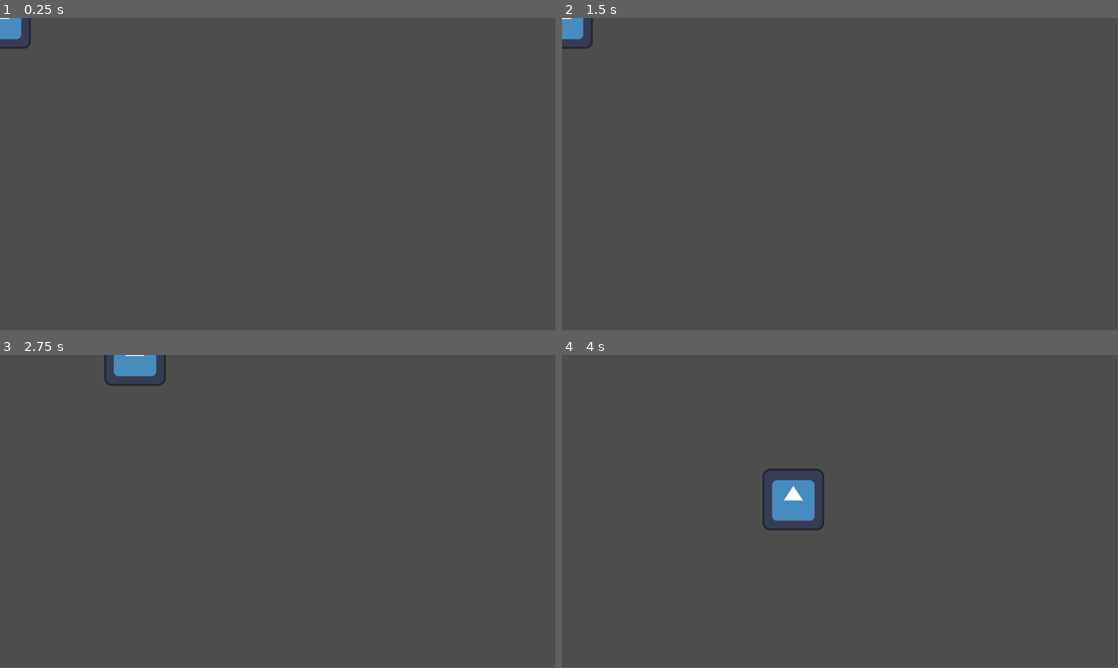
Above: before the commit, frames 1-4 (two rows, left to right).
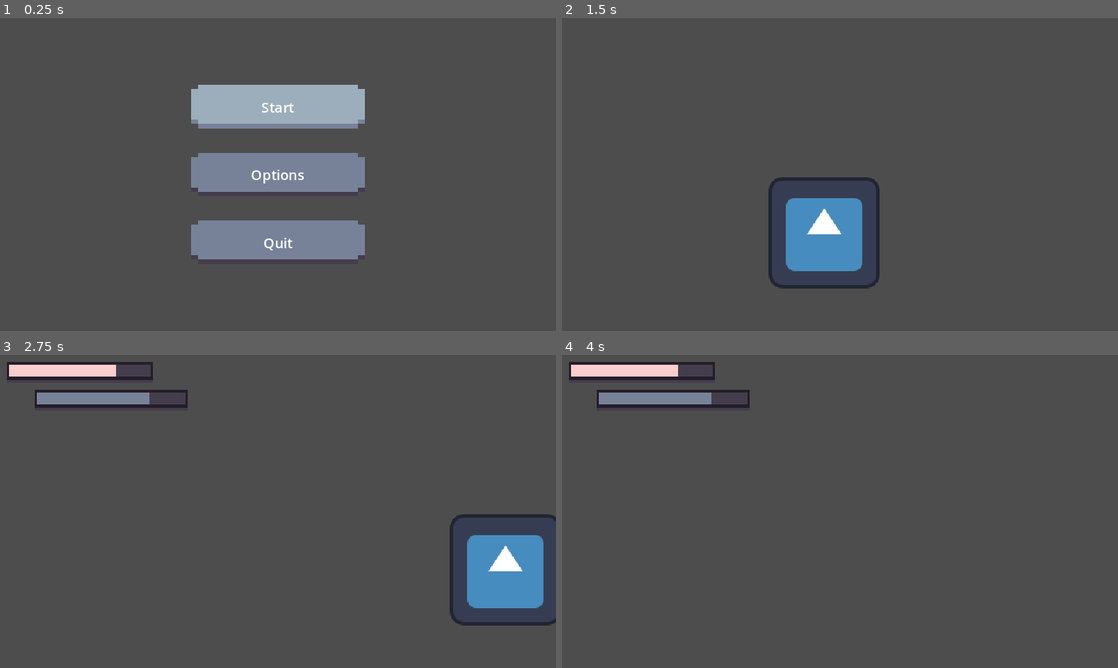
Above: after the commit, the same moments.

Repository: Dagethemage/GameOff2023
Game: Godot game, scene res://GUI/StartScreen.tscn
Two runs of this game, one before a commit and one after it. Both use one fixed random seed, a clock stepped at 60 frames per second and the inputs below. Before the commit the project starts from res://Levels/World.tscn. The engine's default icon, where the game draws it, is replaced by a stand-in: a white triangle on a blue panel in a dark square.
Inputs (mouse positions are in pixels of both pictures, inside the frame that each line leads up to):
- Up to frame 1 (0.25 s): no input
- Up to frame 2 (1.5 s): click (840, 174) at 0.5 s, where only the run after the commit has a clickable "Options"; click (840, 105) at 1.25 s, where only the run after the commit has a clickable "Start"
- Up to frame 3 (2.75 s): tap Enter at 2 s; hold D (right) from 2.03 s (still down)
- Up to frame 4 (4 s): release D (right) at 2.78 s; hold S (down) 2.78-3.53 s; hold D (right) from 3.53 s (still down)
In our replay, the window is 799x449 before the commit and 800x450 after it. These sizes can differ from the game's own. Grey fills any space a smaller window leaves; there, only what the larger window draws over its background counts as a difference.

The runs differ from the first frame. In frame 1, 12% of the frame differs, in the area x 0-66%, y 0-78%; in frame 2, 4.3%; in frame 3, 7.0%; in frame 4, 3.9%.

Commit message:
GUI Changes

Diff:
--- a/Characters/Enemies/EnemyObjects/player_detction_zone.gd
+++ b/Characters/Enemies/EnemyObjects/player_detction_zone.gd
@@ -6,11 +6,13 @@
 	body_entered.connect(on_body_entered)
 	body_exited.connect(on_body_exited)
 
+
 func can_see_player():
 	return player != null
 
 func on_body_entered(body):
 	player = body
+	EventBus.battle_started.emit()
 
 func on_body_exited(body):
 	player = null
--- a/StartScreen.gd
+++ b/GUI/StartScreen.gd
@@ -3,6 +3,7 @@
 @onready var start = $MarginContainer/VBoxContainer/Start
 @onready var options = $MarginContainer/VBoxContainer/Options
 @onready var quit = $MarginContainer/VBoxContainer/Quit
+
 
 
 func _ready() -> void:
--- a/GUI/StartScreen.tscn
+++ b/GUI/StartScreen.tscn
@@ -1,6 +1,9 @@
-[gd_scene load_steps=2 format=3 uid="uid://dtad8wyja7juv"]
+[gd_scene load_steps=5 format=3 uid="uid://ct0wa37i2j82m"]
 
-[ext_resource type="Script" path="res://StartScreen.gd" id="1_7u8xr"]
+[ext_resource type="Script" path="res://GUI/StartScreen.gd" id="1_7u8xr"]
+[ext_resource type="Texture2D" uid="uid://dju68airlm6g0" path="res://GUI/Images/Button.png" id="2_n14qy"]
+[ext_resource type="Texture2D" uid="uid://7xvj8626hqbp" path="res://GUI/Images/Button_pressed.png" id="3_sqnmk"]
+[ext_resource type="Texture2D" uid="uid://dhe4x6syqtro" path="res://GUI/Images/Button_hover.png" id="4_mmh0w"]
 
 [node name="StartScreen" type="CenterContainer"]
 anchors_preset = 15
@@ -13,25 +16,87 @@
 [node name="MarginContainer" type="MarginContainer" parent="."]
 custom_minimum_size = Vector2(200, 200)
 layout_mode = 2
+theme_override_constants/margin_left = 0
 
 [node name="VBoxContainer" type="VBoxContainer" parent="MarginContainer"]
 layout_mode = 2
 size_flags_vertical = 4
 theme_override_constants/separation = 28
 
-[node name="Start" type="Button" parent="MarginContainer/VBoxContainer"]
-custom_minimum_size = Vector2(100, 100)
+[node name="Start" type="TextureButton" parent="MarginContainer/VBoxContainer"]
+custom_minimum_size = Vector2(50, 50)
 layout_mode = 2
-focus_neighbor_top = NodePath("../Quit")
+texture_normal = ExtResource("2_n14qy")
+texture_pressed = ExtResource("3_sqnmk")
+texture_hover = ExtResource("4_mmh0w")
+texture_focused = ExtResource("4_mmh0w")
+stretch_mode = 0
+
+[node name="Label" type="Label" parent="MarginContainer/VBoxContainer/Start"]
+layout_mode = 1
+anchors_preset = 8
+anchor_left = 0.5
+anchor_top = 0.5
+anchor_right = 0.5
+anchor_bottom = 0.5
+offset_left = -20.0
+offset_top = -11.5
+offset_right = 20.0
+offset_bottom = 11.5
+grow_horizontal = 2
+grow_vertical = 2
 text = "Start"
+horizontal_alignment = 1
+vertical_alignment = 1
 
-[node name="Options" type="Button" parent="MarginContainer/VBoxContainer"]
-custom_minimum_size = Vector2(100, 100)
+[node name="Options" type="TextureButton" parent="MarginContainer/VBoxContainer"]
+custom_minimum_size = Vector2(50, 50)
 layout_mode = 2
+texture_normal = ExtResource("2_n14qy")
+texture_pressed = ExtResource("3_sqnmk")
+texture_hover = ExtResource("4_mmh0w")
+texture_focused = ExtResource("4_mmh0w")
+stretch_mode = 0
+
+[node name="Label" type="Label" parent="MarginContainer/VBoxContainer/Options"]
+layout_mode = 1
+anchors_preset = 8
+anchor_left = 0.5
+anchor_top = 0.5
+anchor_right = 0.5
+anchor_bottom = 0.5
+offset_left = -20.0
+offset_top = -11.5
+offset_right = 20.0
+offset_bottom = 11.5
+grow_horizontal = 2
+grow_vertical = 2
 text = "Options"
+horizontal_alignment = 1
+vertical_alignment = 1
 
-[node name="Quit" type="Button" parent="MarginContainer/VBoxContainer"]
-custom_minimum_size = Vector2(100, 100)
+[node name="Quit" type="TextureButton" parent="MarginContainer/VBoxContainer"]
+custom_minimum_size = Vector2(50, 50)
 layout_mode = 2
-focus_neighbor_bottom = NodePath("../Start")
+texture_normal = ExtResource("2_n14qy")
+texture_pressed = ExtResource("3_sqnmk")
+texture_hover = ExtResource("4_mmh0w")
+texture_focused = ExtResource("4_mmh0w")
+stretch_mode = 0
+
+[node name="Label" type="Label" parent="MarginContainer/VBoxContainer/Quit"]
+layout_mode = 1
+anchors_preset = 8
+anchor_left = 0.5
+anchor_top = 0.5
+anchor_right = 0.5
+anchor_bottom = 0.5
+offset_left = -20.0
+offset_top = -11.5
+offset_right = 20.0
+offset_bottom = 11.5
+grow_horizontal = 2
+grow_vertical = 2
 text = "Quit"
+horizontal_alignment = 1
+vertical_alignment = 1
--- /dev/null
+++ b/GUI/gui.tscn
@@ -0,0 +1,30 @@
+[gd_scene load_steps=5 format=3 uid="uid://bsj0iwhew8d0p"]
+
+[ext_resource type="Texture2D" uid="uid://c0ws7orrttowm" path="res://GUI/Images/HealthBar Background.png" id="1_kthr5"]
+[ext_resource type="Texture2D" uid="uid://d0x51sovxntid" path="res://GUI/Images/HealthBar Foreground.png" id="2_rpuxn"]
+[ext_resource type="Texture2D" uid="uid://cccvm46luyq5e" path="res://GUI/Images/FlameBar Fill.png" id="3_1pf12"]
+[ext_resource type="Texture2D" uid="uid://c6i61mse0mds8" path="res://GUI/Images/HealthBarFill.png" id="4_6kk85"]
+
+[node name="GUI" type="CanvasLayer"]
+
+[node name="HealthBar" type="TextureProgressBar" parent="."]
+offset_left = 8.0
+offset_top = 8.0
+offset_right = 176.0
+offset_bottom = 32.0
+value = 75.0
+nine_patch_stretch = true
+texture_under = ExtResource("1_kthr5")
+texture_over = ExtResource("2_rpuxn")
+texture_progress = ExtResource("3_1pf12")
+
+[node name="HealthBar2" type="TextureProgressBar" parent="."]
+offset_left = 40.0
+offset_top = 40.0
+offset_right = 216.0
+offset_bottom = 64.0
+value = 75.0
+nine_patch_stretch = true
+texture_under = ExtResource("1_kthr5")
+texture_over = ExtResource("2_rpuxn")
+texture_progress = ExtResource("4_6kk85")
--- /dev/null
+++ b/Levels/World.gd
@@ -0,0 +1,9 @@
+extends Node2D
+
+@onready var gui = $GUI
+
+func _ready() -> void:
+	EventBus.battle_started.connect(battle_started)
+
+func battle_started():
+	gui.show()
--- a/Levels/World.tscn
+++ b/Levels/World.tscn
@@ -1,7 +1,26 @@
-[gd_scene load_steps=2 format=3 uid="uid://c6jgs6qdnxuj0"]
+[gd_scene load_steps=6 format=3 uid="uid://c6jgs6qdnxuj0"]
 
+[ext_resource type="Script" path="res://Levels/World.gd" id="1_8pyt6"]
 [ext_resource type="PackedScene" uid="uid://ck72nsqkldkgo" path="res://Characters/Player/player.tscn" id="1_krq42"]
+[ext_resource type="PackedScene" uid="uid://ro21hi7hpxlh" path="res://Characters/Enemies/enemy_base.tscn" id="2_ebg2a"]
+[ext_resource type="PackedScene" uid="uid://bsj0iwhew8d0p" path="res://GUI/gui.tscn" id="2_wa8o8"]
+
+[sub_resource type="CircleShape2D" id="CircleShape2D_pib7l"]
+radius = 55.0818
 
 [node name="World" type="Node2D"]
+script = ExtResource("1_8pyt6")
 
 [node name="Player" parent="." instance=ExtResource("1_krq42")]
+position = Vector2(302, 247)
+
+[node name="GUI" parent="." instance=ExtResource("2_wa8o8")]
+visible = false
+
+[node name="EnemyBase" parent="." instance=ExtResource("2_ebg2a")]
+position = Vector2(474, 113)
+
+[node name="CollisionShape2D" parent="EnemyBase/PlayerDetctionZone" index="0"]
+shape = SubResource("CircleShape2D_pib7l")
+
+[editable path="EnemyBase"]
--- a/project.godot
+++ b/project.godot
@@ -11,13 +11,21 @@
 [application]
 
 config/name="GameOff2023"
-run/main_scene="res://Levels/World.tscn"
+run/main_scene="res://GUI/StartScreen.tscn"
 config/features=PackedStringArray("4.0", "GL Compatibility")
 config/icon="res://icon.svg"
 
 [autoload]
 
 EventBus="*res://Singletons/EventBus.gd"
+
+[display]
+
+window/size/viewport_width=640
+window/size/viewport_height=360
+window/size/window_width_override=1280
+window/size/window_height_override=720
+window/stretch/mode="canvas_items"
 
 [input]
 
Binary file added: GUI/Images/Button.png
Not shown, added: GUI/Images/Button.png.import
Binary file added: GUI/Images/Button_hover.png
Not shown, added: GUI/Images/Button_hover.png.import
Binary file added: GUI/Images/Button_pressed.png
Not shown, added: GUI/Images/Button_pressed.png.import
Binary file added: GUI/Images/FlameBar Fill.png
Not shown, added: GUI/Images/FlameBar Fill.png.import
Binary file added: GUI/Images/HealthBar Background.png
Not shown, added: GUI/Images/HealthBar Background.png.import
Binary file added: GUI/Images/HealthBar Foreground.png
Not shown, added: GUI/Images/HealthBar Foreground.png.import
(and 2 more such lines)
